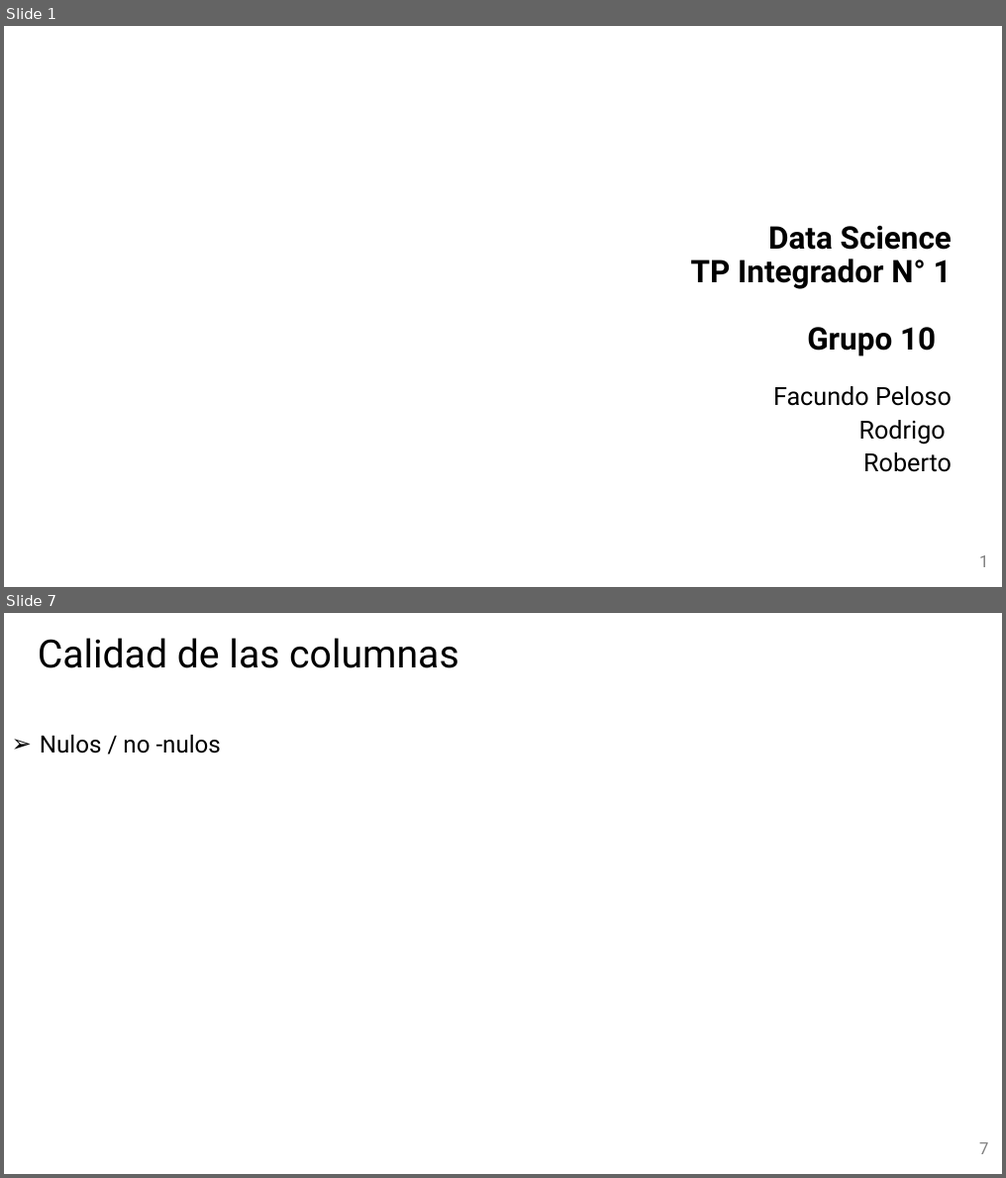
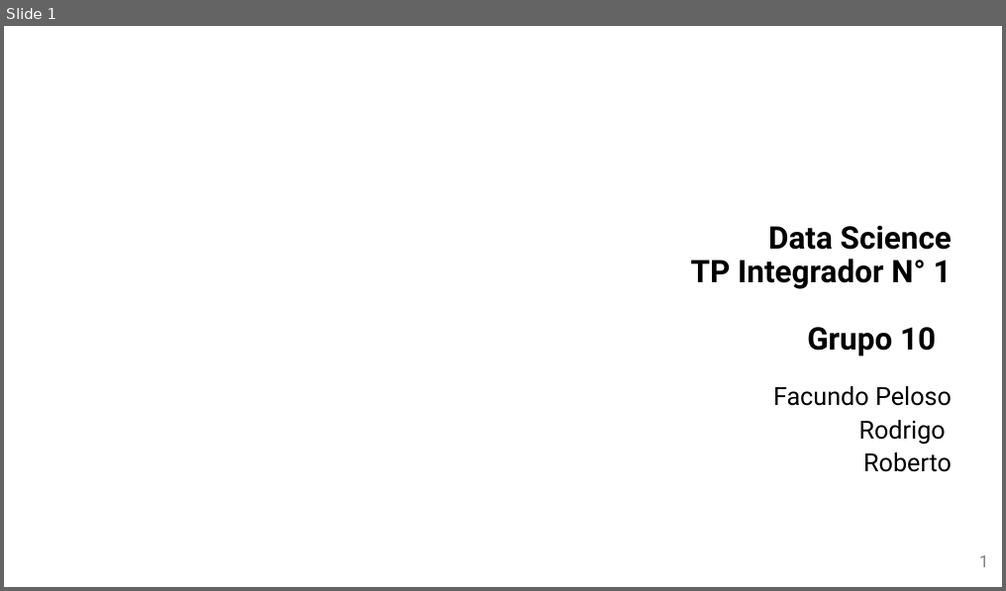
Before and after one commit to Facundo-Peloso/DH-TP-1---Grupo-10, a slide deck: Presentación/Presentación TP 1 - Grupo 10.pptx. Shown one above the other, each under a label of ours: slides 1 and 7 before the commit, slide 1 after it; the slides between them are not shown. The pictures are 1006x1178 and 1006x591 pixels, drawn with LibreOffice and Linux fonts; fonts in the diff are those of the drawing; background and template pictures are left out. Boxes give left, top, right and bottom in pixels: in the first picture for what was removed or moved away, otherwise in the second. Text is boxed around its words. In the diff, an @@ line names an element or a change of style, - is before the commit and + after.

```diff
--- a/Presentación/Presentación TP 1 - Grupo 10.pptx
+++ b/Presentación/Presentación TP 1 - Grupo 10.pptx
@@ slide 7 removed at [4,613,1002,1174], background picture (left out) @@
@@ title removed at [38,638,459,668] @@
-Calidad de las columnas
@@ text removed at [40,735,221,754] @@
-➢ Nulos / no -nulos
@@ page number removed at [979,1143,988,1155] @@
-7
```
Also in this commit, not shown: 2 slides changed, 16 slides added, 9 other slides removed.
